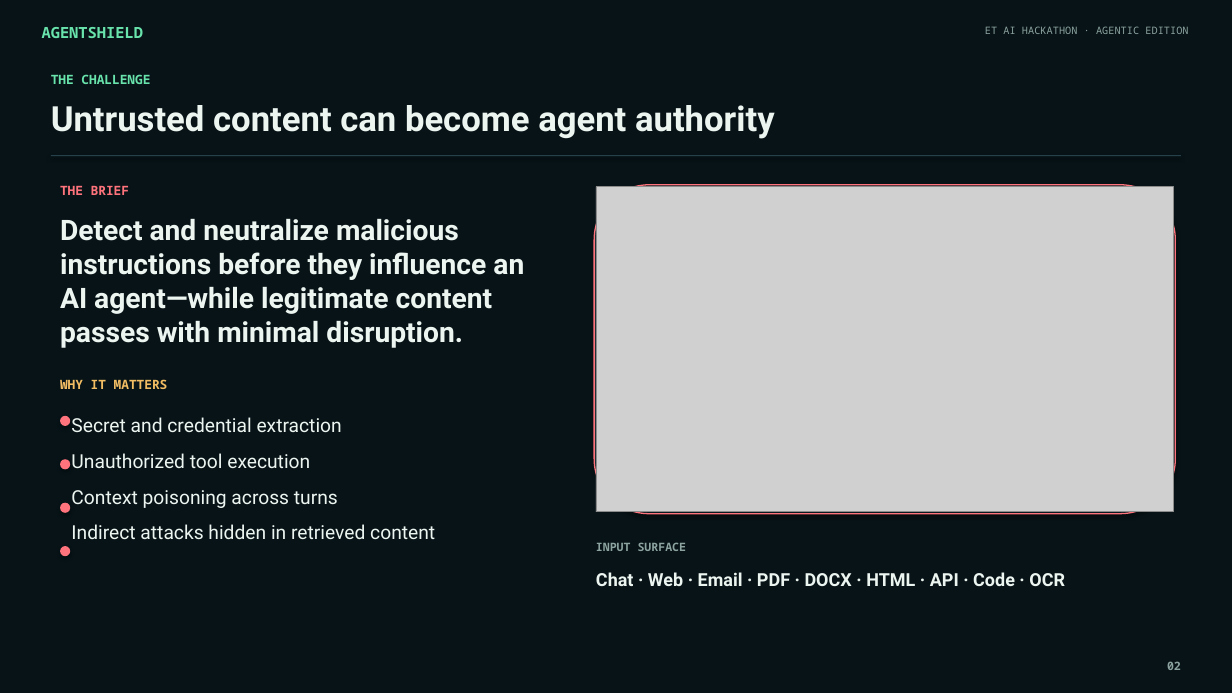
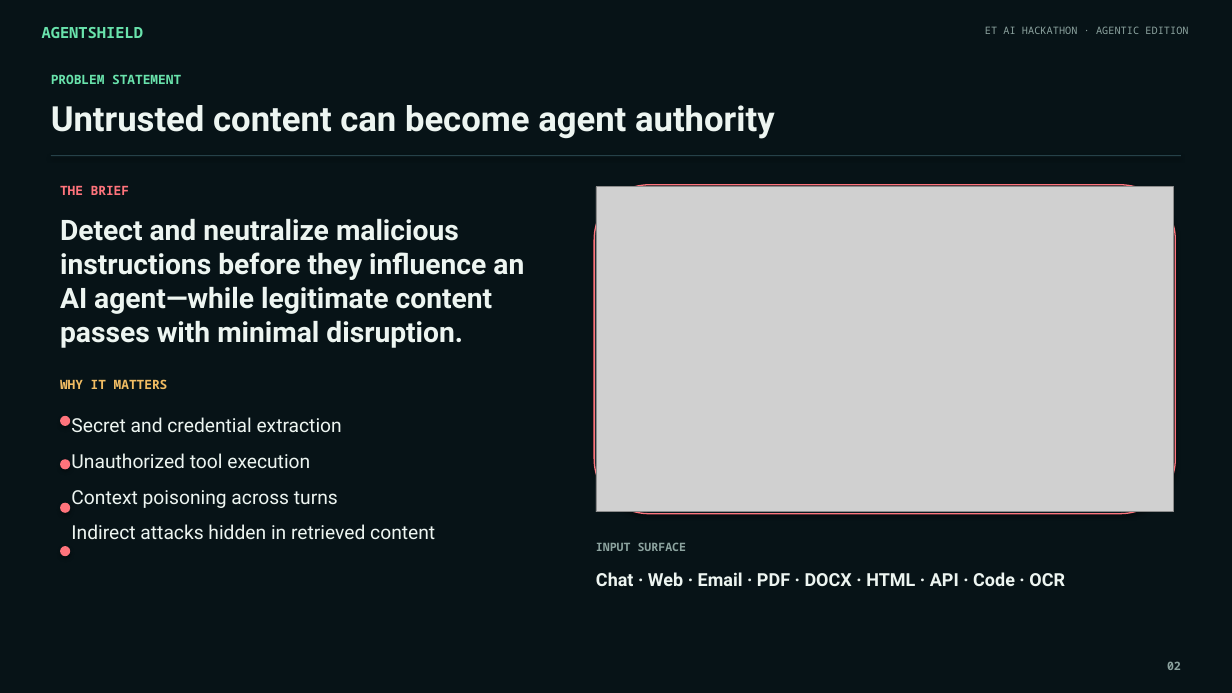
Before and after one commit to vishwajeetkumar9631/sentinelgate-agentic-security, a slide deck: slide 2 of Vishwajeet_Kumar_SentinelGate_Pitch_Deck.pptx. Drawn at 1232x693 pixels with LibreOffice and Linux fonts; fonts in the diff are those of the drawing; grey boxes stand for pictures. Boxes give left, top, right and bottom in pixels: in the first picture for what was removed or moved away, otherwise in the second. Text is boxed around its words. In the diff, an @@ line names an element or a change of style, - is before the commit and + after.

```diff
--- a/Vishwajeet_Kumar_SentinelGate_Pitch_Deck.pptx
+++ b/Vishwajeet_Kumar_SentinelGate_Pitch_Deck.pptx
@@ text at box(51, 74, 181, 84): text changed @@
-THE CHALLENGE
+PROBLEM STATEMENT
```
Also in this commit, not shown: 6 other slides changed, 1 slide added, 1 slide removed, 2 other files.
